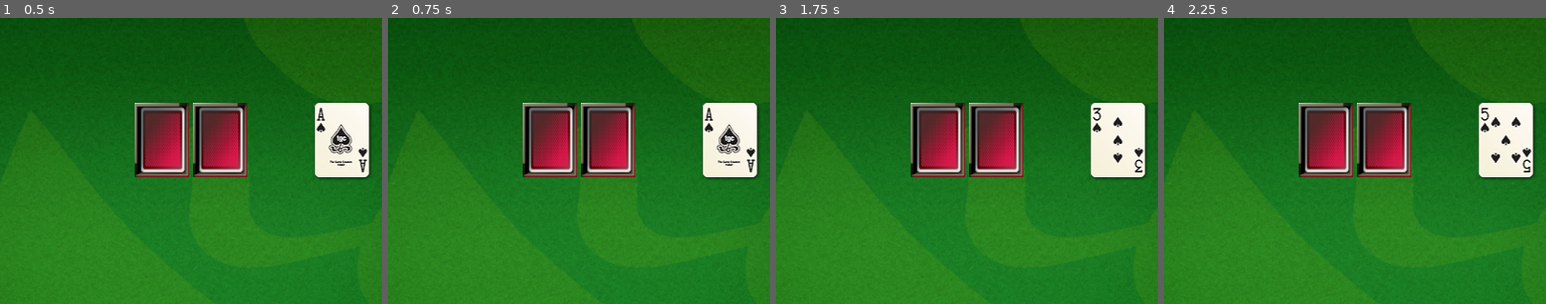
Above: before the commit, frames 1-4 (left to right).
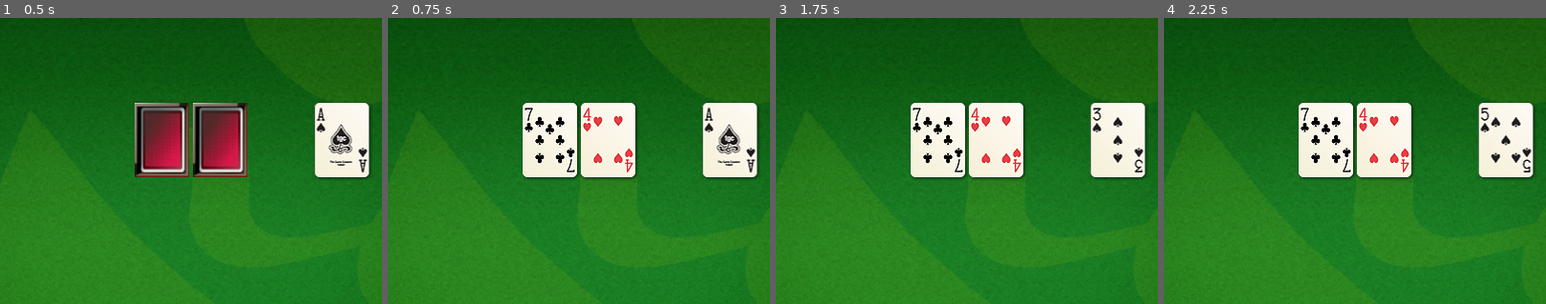
Above: after the commit, the same moments.

Repository: GizehFire/CoolBlackJack
Game: Godot game, scene res://main.tscn
Two runs of this game, one before a commit and one after it. Both use one fixed random seed, a clock stepped at 60 frames per second and the inputs below.
Inputs:
- Up to frame 1 (0.5 s): no input
- Up to frame 2 (0.75 s): click "Shuffle" at 0.5 s
- Up to frame 3 (1.75 s): click "Start" at 1.25 s
- Up to frame 4 (2.25 s): click "Start" at 2 s
The pictures show only the part of the screen within x 26-76%, y 0-50%; the shares and areas given below are measured in that part.

Frame 1 is identical in both runs. In frame 2, 7.7% of the frame differs, in the area x 35-66%, y 29-57%; in frame 3, 7.7%; in frame 4, 7.7%.

Commit message:
deck-logic

Diff:
--- a/cards.gd
+++ b/cards.gd
@@ -0,0 +1 @@
+extends AnimatedSprite2D
--- a/main.gd
+++ b/main.gd
@@ -3,6 +3,7 @@
 @onready var buttons: Node = $buttons
 @onready var cards: AnimatedSprite2D = $cards
 @onready var first_card: Sprite2D = $firstCard
+@onready var sec_card: Sprite2D = $secCard
 
 var actions : Dictionary
 
@@ -29,4 +30,23 @@
 		actions[item].call()      # eine Zeile statt vieler ifs
 
 func set_shuffle_card () -> void:
-	printt("Shuffle")
+
+	var frame_index_first := get_random_card_index()  # Erste Karte durch Zufallzahlen generieren
+	var frame_index_second := get_random_card_index()  # Zweite Karte durch Zufallzahlen generieren
+	var animation_name := cards.animation  # Aktuelle Animation (wichtig, falls du mehrere hast)
+	var texture_first: Texture2D = cards.sprite_frames.get_frame_texture(animation_name, frame_index_first)
+	var texture_second: Texture2D = cards.sprite_frames.get_frame_texture(animation_name, frame_index_second)
+
+	# Überprüfe ob doppelt vorhanden ist.
+	while frame_index_second == frame_index_first:
+		frame_index_second = get_random_card_index()
+
+	first_card.texture = texture_first
+	sec_card.texture = texture_second
+
+	print(str(frame_index_first) +  " : " + str(frame_index_second))
+
+func get_random_card_index() -> int:
+	var rng := RandomNumberGenerator.new()
+	rng.randomize()  # Wichtig! Macht den Zufall nicht vorhersehbar
+	return rng.randi_range(0, 51)
